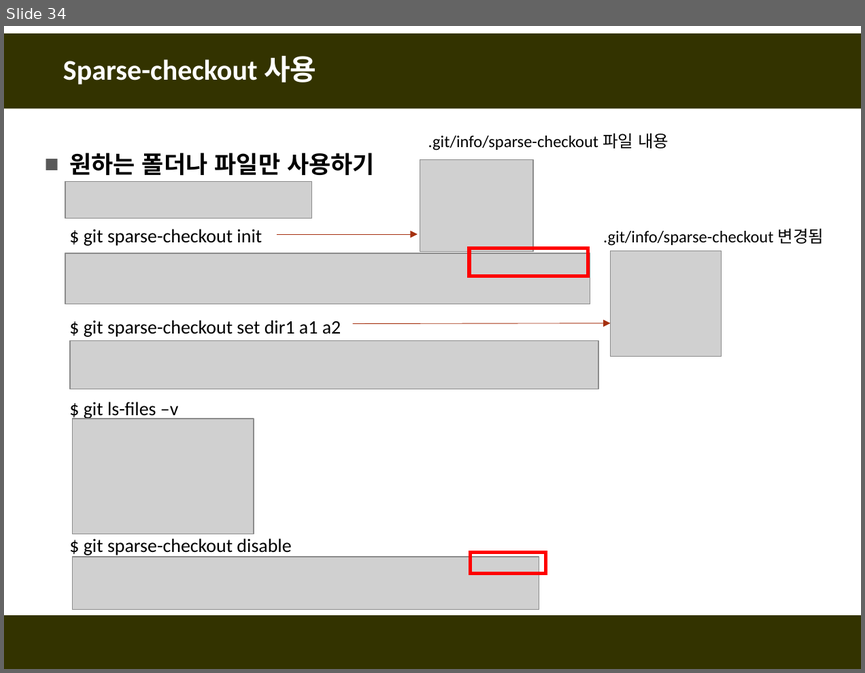
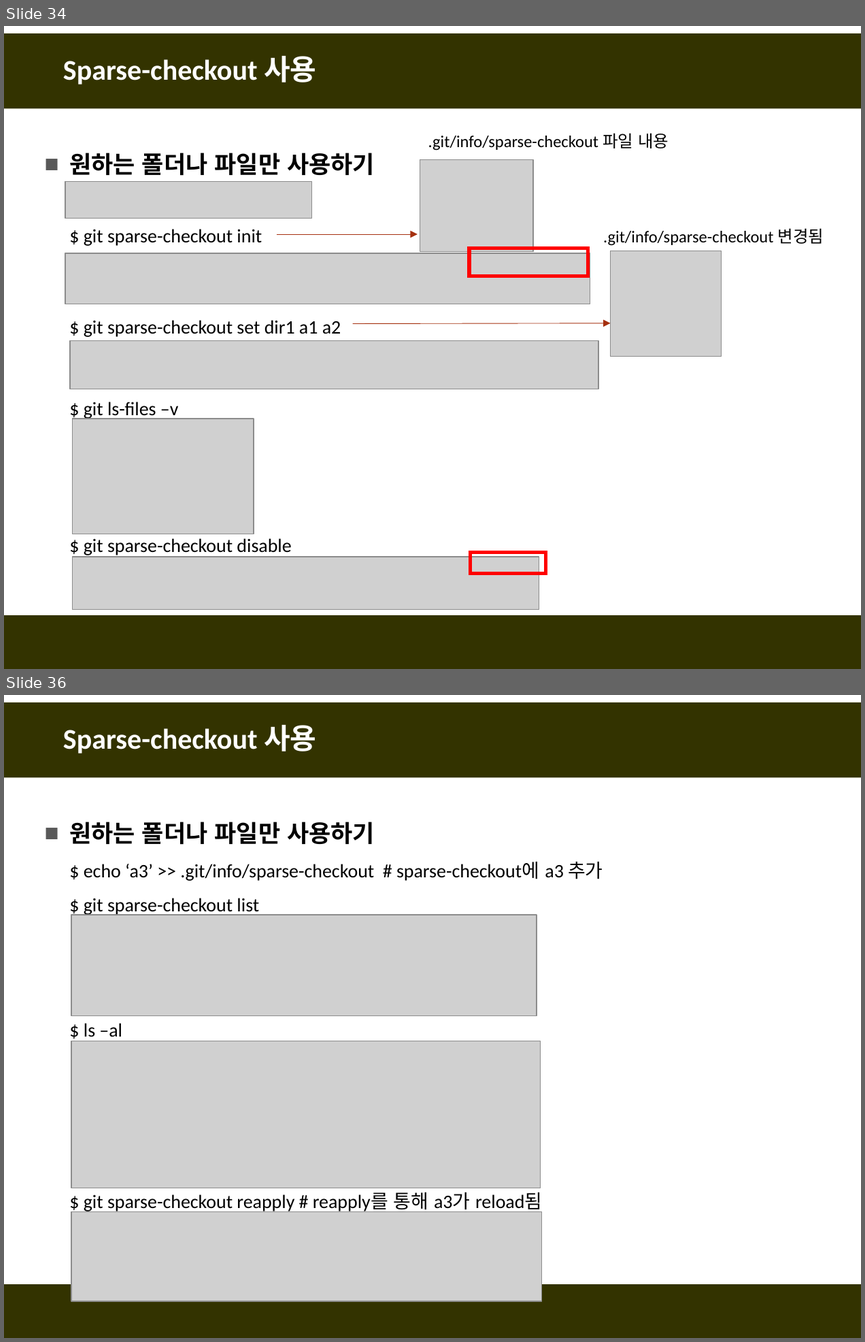
Before and after one commit to fasthill/github-lecture, a slide deck: git및github첫걸음11-명령어모음.pptx. Shown one above the other, each under a label of ours: slide 34 before the commit, slides 34 and 36 after it; the slides between them are not shown. The pictures are 865x673 and 865x1342 pixels, drawn with LibreOffice and Linux fonts; fonts in the diff are those of the drawing; grey boxes stand for pictures. Boxes give left, top, right and bottom in pixels: in the first picture for what was removed or moved away, otherwise in the second. Text is boxed around its words. In the diff, an @@ line names an element or a change of style, - is before the commit and + after.

```diff
--- a/git및github첫걸음11-명령어모음.pptx
+++ b/git및github첫걸음11-명령어모음.pptx
@@ slide 36 added at [4, 695, 861, 1338], background #FFFFFF; not listed: 2 template elements that a slide beside it also shows @@
@@ title added at [63, 724, 316, 753], 24 pt, text #FFFFFF, bold @@
+Sparse-checkout 사용
@@ text added at [69, 821, 602, 1213], 16 pt, text #000000 @@
+■ 원하는 폴더나 파일만 사용하기
+  $ echo ‘a3’ >> .git/info/sparse-checkout # sparse-checkout에 a3 추가
+  $ git sparse-checkout list
+  $ ls –al
+  $ git sparse-checkout reapply # reapply를 통해 a3가 reload됨
@@ picture added at [72, 915, 537, 1015] @@
@@ picture added at [72, 1040, 541, 1187] @@
@@ picture added at [72, 1212, 542, 1301] @@
```
Also in this commit, not shown: 2 slides changed, 2 other slides added.
